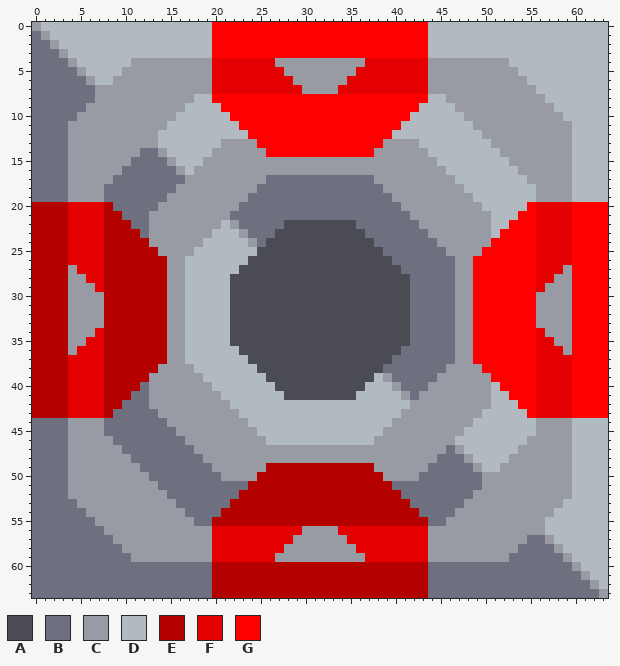
Pixel-art sprite -- sprites/blocks/compresseur-de-collegue.png. Above is the file before it was changed.
The file is 64x64 pixels.
Palette (. is transparent): A #4a4b53  B #6e7080  C #989aa4  D #b0bac0  E #b50000  F #e40000  G #ff0000
Pixels before, first column x 0:
 0 CDDDDDDDDDDDDDDDDDDDGGGGGGGGGGGGGGGGGGGGGGGGDDDDDDDDDDDDDDDDDDDD
 1 BCDDDDDDDDDDDDDDDDDDGGGGGGGGGGGGGGGGGGGGGGGGDDDDDDDDDDDDDDDDDDDD
 2 BBCDDDDDDDDDDDDDDDDDGGGGGGGGGGGGGGGGGGGGGGGGDDDDDDDDDDDDDDDDDDDD
 3 BBBCDDDDDDDDDDDDDDDDGGGGGGGGGGGGGGGGGGGGGGGGDDDDDDDDDDDDDDDDDDDD
 4 BBBBCDDDDDDCCCCCCCCCFFFFFFFCCCCCCCCCCFFFFFFFCCCCCCCCCDDDDDDDDDDD
 5 BBBBBCDDDDCCCCCCCCCCFFFFFFFFCCCCCCCCFFFFFFFFCCCCCCCCCCDDDDDDDDDD
 6 BBBBBBCDDCCCCCCCCCCCFFFFFFFFFCCCCCCFFFFFFFFFCCCCCCCCCCCDDDDDDDDD
 7 BBBBBBBCCCCCCCCCCCCCFFFFFFFFFFCCCCFFFFFFFFFFCCCCCCCCCCCCDDDDDDDD
 8 BBBBBBBCCCCCCCCCCCDDGGGGGGGGGGGGGGGGGGGGGGGGDDCCCCCCCCCCCDDDDDDD
 9 BBBBBBCCCCCCCCCCCDDDDGGGGGGGGGGGGGGGGGGGGGGDDDDCCCCCCCCCCCDDDDDD
10 BBBBBCCCCCCCCCCCDDDDDDGGGGGGGGGGGGGGGGGGGGDDDDDDCCCCCCCCCCCDDDDD
11 BBBBCCCCCCCCCCCDDDDDDDDGGGGGGGGGGGGGGGGGGDDDDDDDDCCCCCCCCCCCDDDD
12 BBBBCCCCCCCCCCDDDDDDDDDDGGGGGGGGGGGGGGGGDDDDDDDDDDCCCCCCCCCCDDDD
13 BBBBCCCCCCCCCCDDDDDDDCCCCGGGGGGGGGGGGGGCCCCDDDDDDDDCCCCCCCCCDDDD
14 BBBBCCCCCCCCBBCDDDDDCCCCCCGGGGGGGGGGGGCCCCCCDDDDDDDDCCCCCCCCDDDD
15 BBBBCCCCCCCBBBBCDDDCCCCCCCCCCCCCCCCCCCCCCCCCCDDDDDDDDCCCCCCCDDDD
16 BBBBCCCCCCBBBBBBCDCCCCCCCCCCCCCCCCCCCCCCCCCCCCDDDDDDDDCCCCCCDDDD
17 BBBBCCCCCBBBBBBBBCCCCCCCCCBBBBBBBBBBBBCCCCCCCCCDDDDDDDDCCCCCDDDD
18 BBBBCCCCBBBBBBBBCCCCCCCCCBBBBBBBBBBBBBBCCCCCCCCCDDDDDDDDCCCCDDDD
19 BBBBCCCCBBBBBBBCCCCCCCCCBBBBBBBBBBBBBBBBCCCCCCCCCDDDDDDDCCCCDDDD
20 EEEEFFFFEBBBBBCCCCCCCCCBBBBBBBBBBBBBBBBBBCCCCCCCCCDDDDDGFFFFGGGG
21 EEEEFFFFEEBBBCCCCCCCCCBBBBBBBBBBBBBBBBBBBBCCCCCCCCCDDDGGFFFFGGGG
22 EEEEFFFFEEEBBCCCCCCCCDCBBBBBAAAAAAAABBBBBBBCCCCCCCCDDGGGFFFFGGGG
23 EEEEFFFFEEEEBCCCCCCCDDDCBBBAAAAAAAAAABBBBBBBCCCCCCCDGGGGFFFFGGGG
24 EEEEFFFFEEEEECCCCCCDDDDDCBAAAAAAAAAAAABBBBBBBCCCCCCGGGGGFFFFGGGG
25 EEEEFFFFEEEEEECCCCDDDDDDDAAAAAAAAAAAAAABBBBBBBCCCCGGGGGGFFFFGGGG
26 EEEEFFFFEEEEEEECCDDDDDDDAAAAAAAAAAAAAAAABBBBBBBCCGGGGGGGFFFFGGGG
27 EEEECFFFEEEEEEECCDDDDDDAAAAAAAAAAAAAAAAAABBBBBBCCGGGGGGGFFFCGGGG
28 EEEECCFFEEEEEEECCDDDDDAAAAAAAAAAAAAAAAAAAABBBBBCCGGGGGGGFFCCGGGG
29 EEEECCCFEEEEEEECCDDDDDAAAAAAAAAAAAAAAAAAAABBBBBCCGGGGGGGFCCCGGGG
30 EEEECCCCEEEEEEECCDDDDDAAAAAAAAAAAAAAAAAAAABBBBBCCGGGGGGGCCCCGGGG
31 EEEECCCCEEEEEEECCDDDDDAAAAAAAAAAAAAAAAAAAABBBBBCCGGGGGGGCCCCGGGG
32 EEEECCCCEEEEEEECCDDDDDAAAAAAAAAAAAAAAAAAAABBBBBCCGGGGGGGCCCCGGGG
33 EEEECCCCEEEEEEECCDDDDDAAAAAAAAAAAAAAAAAAAABBBBBCCGGGGGGGCCCCGGGG
34 EEEECCCFEEEEEEECCDDDDDAAAAAAAAAAAAAAAAAAAABBBBBCCGGGGGGGFCCCGGGG
35 EEEECCFFEEEEEEECCDDDDDAAAAAAAAAAAAAAAAAAAABBBBBCCGGGGGGGFFCCGGGG
36 EEEECFFFEEEEEEECCDDDDDDAAAAAAAAAAAAAAAAAABBBBBBCCGGGGGGGFFFCGGGG
37 EEEEFFFFEEEEEEECCDDDDDDDAAAAAAAAAAAAAAAABBBBBBBCCGGGGGGGFFFFGGGG
38 EEEEFFFFEEEEEECCCCDDDDDDDAAAAAAAAAAAAAABBBBBBBCCCCGGGGGGFFFFGGGG
39 EEEEFFFFEEEEECCCCCCDDDDDDDAAAAAAAAAAAADCBBBBBCCCCCCGGGGGFFFFGGGG
40 EEEEFFFFEEEEBCCCCCCCDDDDDDDAAAAAAAAAADDDCBBBCCCCCCCDGGGGFFFFGGGG
41 EEEEFFFFEEEBBCCCCCCCCDDDDDDDAAAAAAAADDDDDCBCCCCCCCCDDGGGFFFFGGGG
42 EEEEFFFFEEBBBCCCCCCCCCDDDDDDDDDDDDDDDDDDDDCCCCCCCCCDDDGGFFFFGGGG
43 EEEEFFFFEBBBBBCCCCCCCCCDDDDDDDDDDDDDDDDDDCCCCCCCCCDDDDDGFFFFGGGG
44 BBBBCCCCBBBBBBBCCCCCCCCCDDDDDDDDDDDDDDDDCCCCCCCCCDDDDDDDCCCCDDDD
45 BBBBCCCCBBBBBBBBCCCCCCCCCDDDDDDDDDDDDDDCCCCCCCCCDDDDDDDDCCCCDDDD
46 BBBBCCCCCBBBBBBBBCCCCCCCCCDDDDDDDDDDDDCCCCCCCCCDDDDDDDDCCCCCDDDD
47 BBBBCCCCCCBBBBBBBBCCCCCCCCCCCCCCCCCCCCCCCCCCCCBCDDDDDDCCCCCCDDDD
48 BBBBCCCCCCCBBBBBBBBCCCCCCCCCCCCCCCCCCCCCCCCCCBBBCDDDDCCCCCCCDDDD
49 BBBBCCCCCCCCBBBBBBBBCCCCCCEEEEEEEEEEEECCCCCCBBBBBCDDCCCCCCCCDDDD
50 BBBBCCCCCCCCCBBBBBBBBCCCCEEEEEEEEEEEEEECCCCBBBBBBBCCCCCCCCCCDDDD
51 BBBBCCCCCCCCCCBBBBBBBBBBEEEEEEEEEEEEEEEEBBBBBBBBBBCCCCCCCCCCDDDD
52 BBBBCCCCCCCCCCCBBBBBBBBEEEEEEEEEEEEEEEEEEBBBBBBBBCCCCCCCCCCCDDDD
53 BBBBBCCCCCCCCCCCBBBBBBEEEEEEEEEEEEEEEEEEEEBBBBBBCCCCCCCCCCCDDDDD
54 BBBBBBCCCCCCCCCCCBBBBEEEEEEEEEEEEEEEEEEEEEEBBBBCCCCCCCCCCCDDDDDD
55 BBBBBBBCCCCCCCCCCCBBEEEEEEEEEEEEEEEEEEEEEEEEBBCCCCCCCCCCCDDDDDDD
56 BBBBBBBBCCCCCCCCCCCCFFFFFFFFFFCCCCFFFFFFFFFFCCCCCCCCCCCCCDDDDDDD
57 BBBBBBBBBCCCCCCCCCCCFFFFFFFFFCCCCCCFFFFFFFFFCCCCCCCCCCCBBCDDDDDD
58 BBBBBBBBBBCCCCCCCCCCFFFFFFFFCCCCCCCCFFFFFFFFCCCCCCCCCCBBBBCDDDDD
59 BBBBBBBBBBBCCCCCCCCCFFFFFFFCCCCCCCCCCFFFFFFFCCCCCCCCCBBBBBBCDDDD
60 BBBBBBBBBBBBBBBBBBBBEEEEEEEEEEEEEEEEEEEEEEEEBBBBBBBBBBBBBBBBCDDD
61 BBBBBBBBBBBBBBBBBBBBEEEEEEEEEEEEEEEEEEEEEEEEBBBBBBBBBBBBBBBBBCDD
62 BBBBBBBBBBBBBBBBBBBBEEEEEEEEEEEEEEEEEEEEEEEEBBBBBBBBBBBBBBBBBBCD
63 BBBBBBBBBBBBBBBBBBBBEEEEEEEEEEEEEEEEEEEEEEEEBBBBBBBBBBBBBBBBBBBC
Once edited:
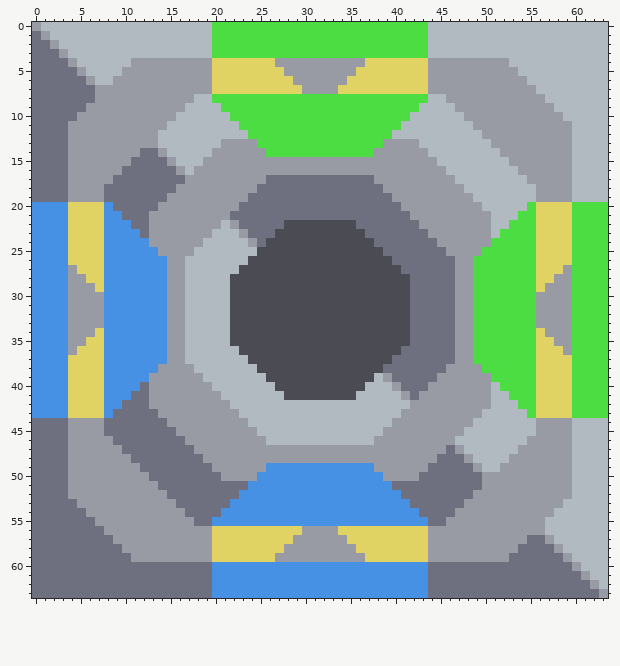
The exact change:
Colour E changes from #b50000 to #4791e5.
Colour F changes from #e40000 to #e1d264.
Colour G changes from #ff0000 to #4bdd42.
